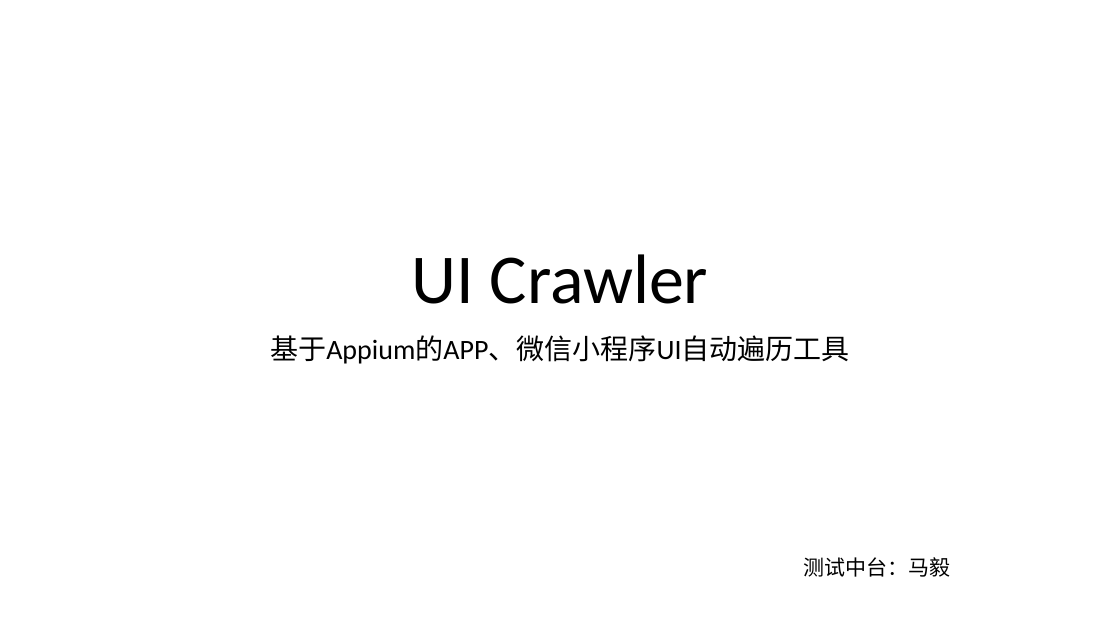
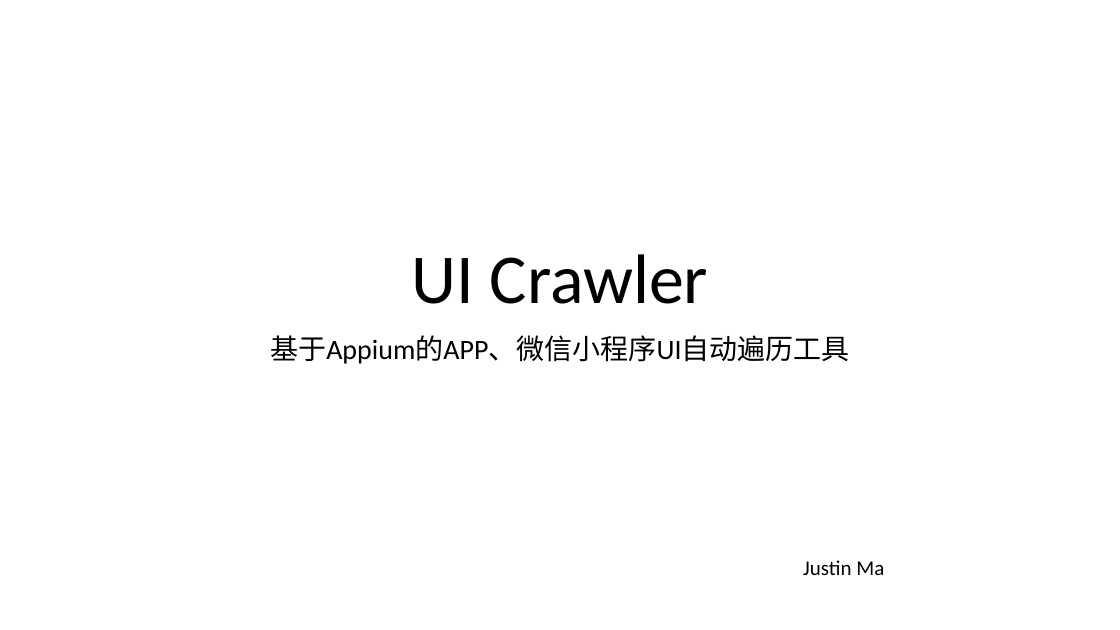
Before and after one commit to lgxqf/UICrawler, a slide deck: slide 1 of doc/UICrawler.pptx. Drawn at 1120x630 pixels with LibreOffice and Linux fonts; fonts in the diff are those of the drawing. Boxes give left, top, right and bottom in pixels: in the first picture for what was removed or moved away, otherwise in the second. Text is boxed around its words. In the diff, an @@ line names an element or a change of style, - is before the commit and + after.

```diff
--- a/doc/UICrawler.pptx
+++ b/doc/UICrawler.pptx
@@ text at <box>803,560,884,575</box>: text changed @@
-测试中台：马毅
+Justin Ma
```
Also in this commit, not shown: 1 other slide changed.
